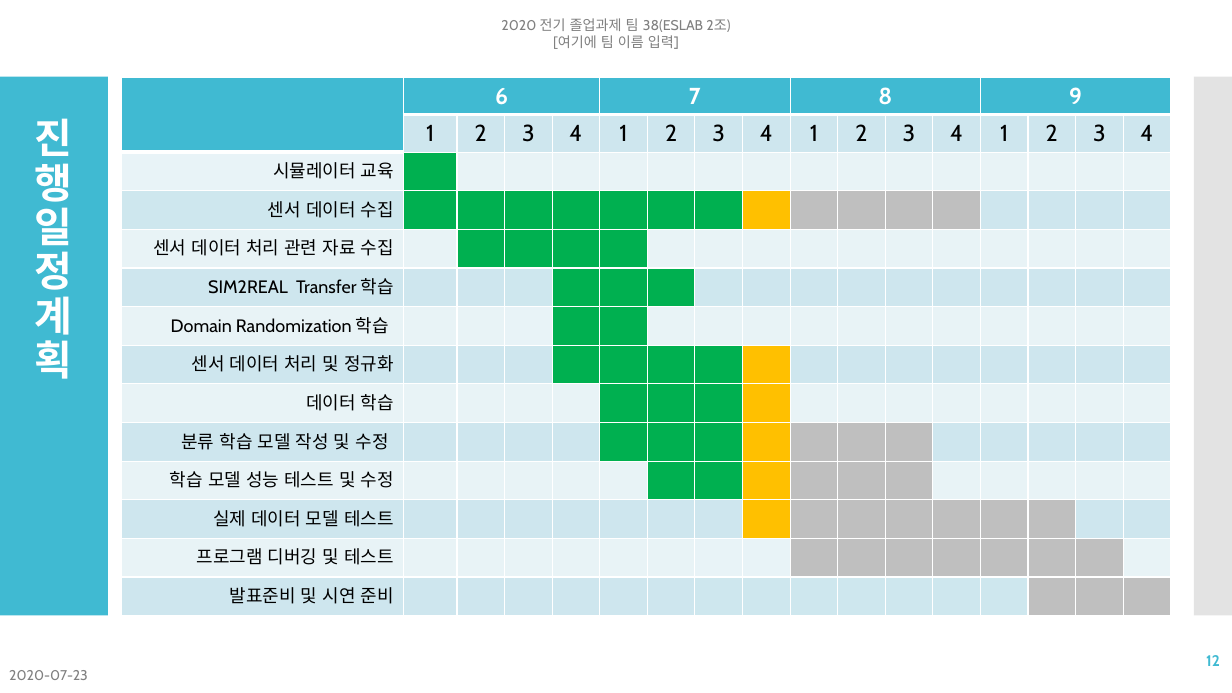
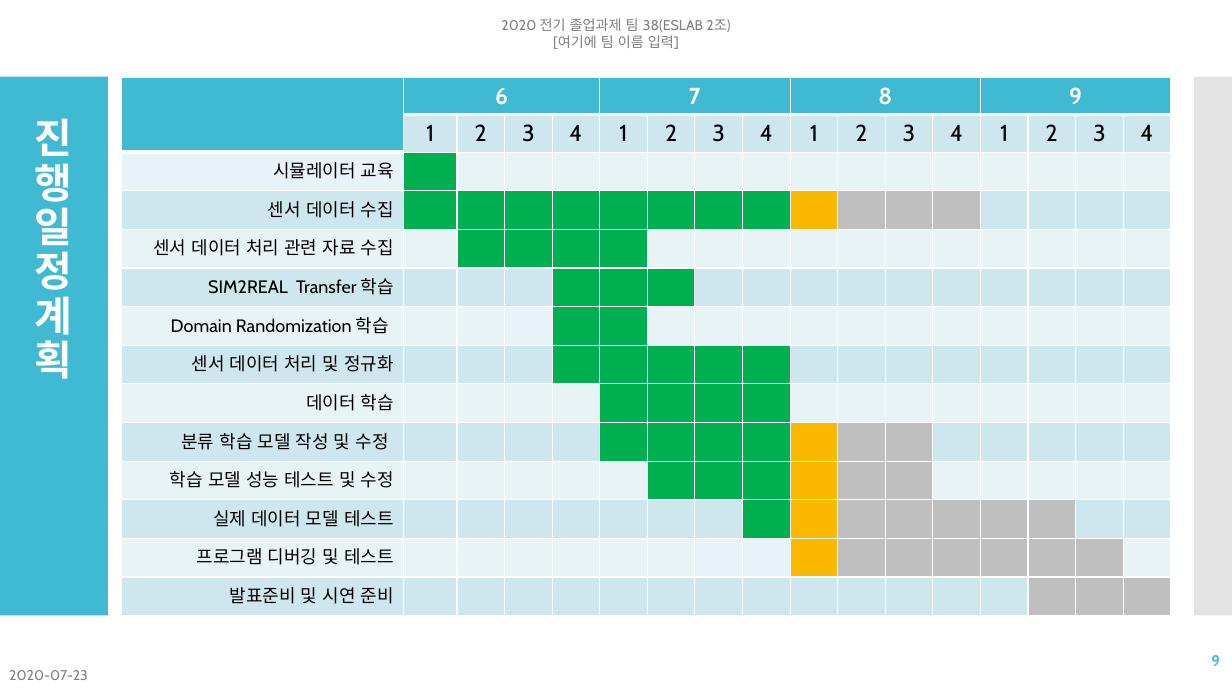
Before and after one commit to NgaAdrain/TEAM_Enter_Text_Here, a slide deck: slide 9 of Reports/발표/졸업과제 다섯번째 발표 2조.pptx (slide 12 before the commit). Drawn at 1232x693 pixels with LibreOffice and Linux fonts; fonts in the diff are those of the drawing. Boxes give left, top, right and bottom in pixels: in the first picture for what was removed or moved away, otherwise in the second. Text is boxed around its words. In the diff, an @@ line names an element or a change of style, - is before the commit and + after.

```diff
--- a/Reports/발표/졸업과제 다섯번째 발표 2조.pptx
+++ b/Reports/발표/졸업과제 다섯번째 발표 2조.pptx
@@ table at box(121, 77, 1177, 615) @@
@@ fill #FFC000 to #00B050 in 6 cells @@
@@ fill #BFBFBF to #FAB900 in 5 cells @@
@@ page number at box(1211, 655, 1220, 666): text changed @@
-12
+9
```
Also in this commit, not shown: 3 other slides changed, 3 slides removed, 8 other files.
